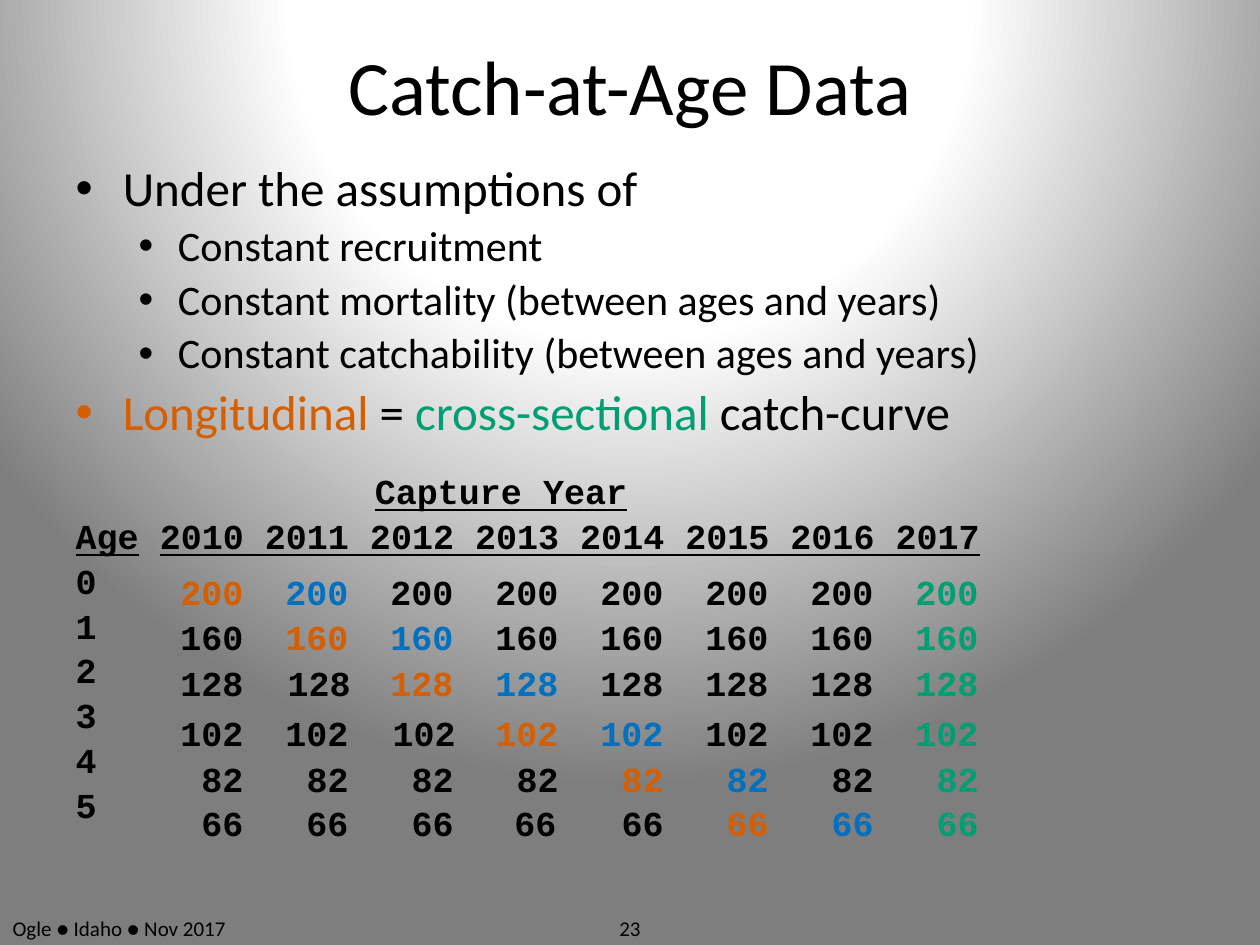
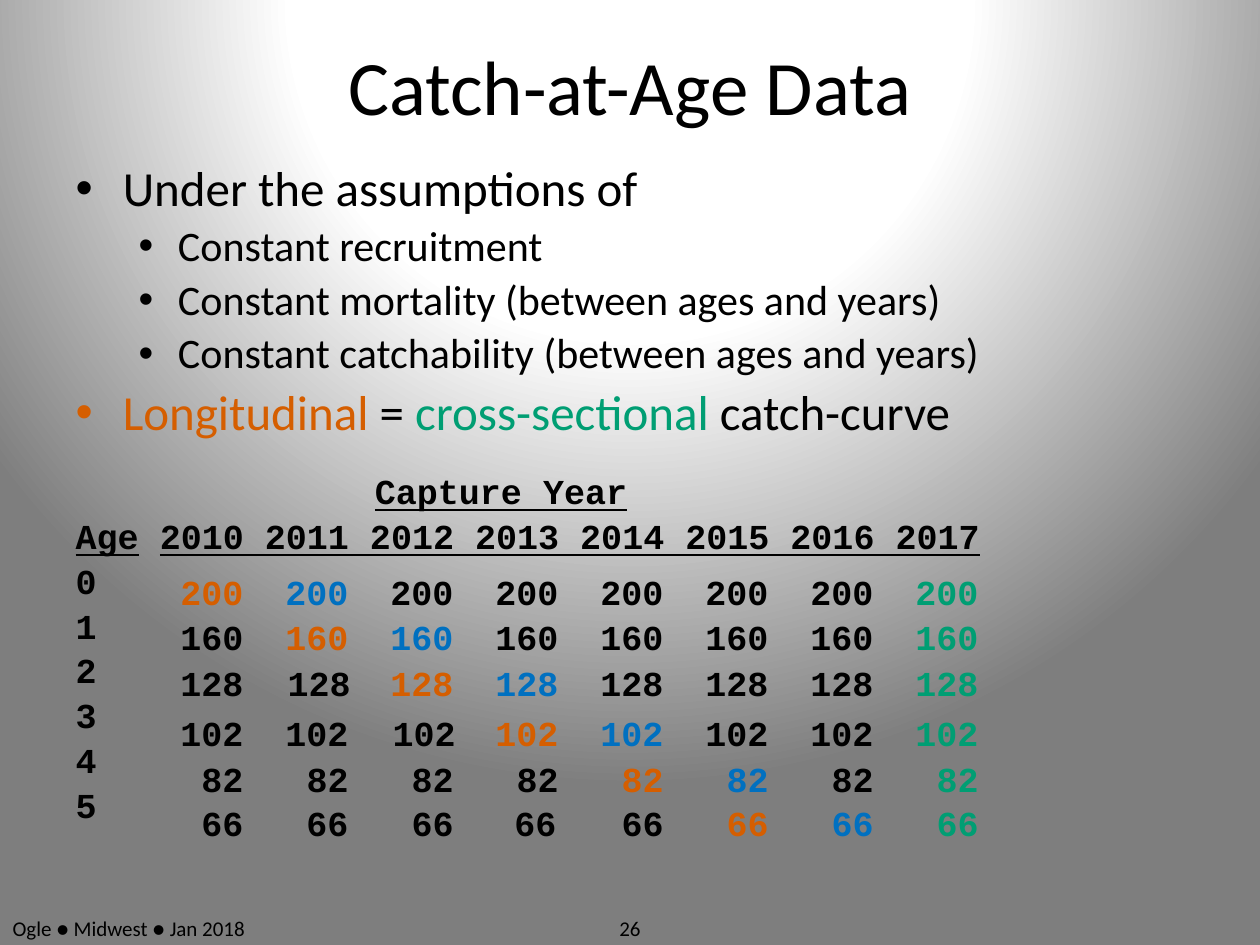
Before and after one commit to anhnguyendepocen/RcourseMidwest2018, a slide deck: slide 26 of Slides.pptx (slide 23 before the commit). Drawn at 1260x945 pixels with LibreOffice and Linux fonts; fonts in the diff are those of the drawing. Boxes give left, top, right and bottom in pixels: in the first picture for what was removed or moved away, otherwise in the second. Text is boxed around its words. In the diff, an @@ line names an element or a change of style, - is before the commit and + after.

```diff
--- a/Slides.pptx
+++ b/Slides.pptx
@@ text at [13, 921, 244, 940]: text changed @@
-Ogle ● Idaho ● Nov 2017
+Ogle ● Midwest ● Jan 2018
@@ page number at [619, 922, 640, 936]: text changed @@
-23
+26
```
Also in this commit, not shown: 69 other slides changed, 3 slides added.
